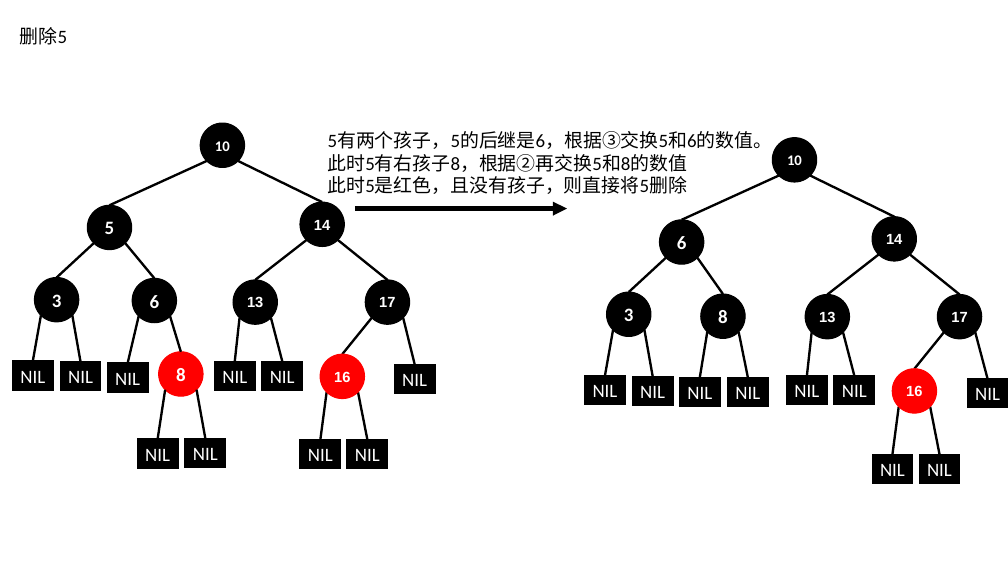
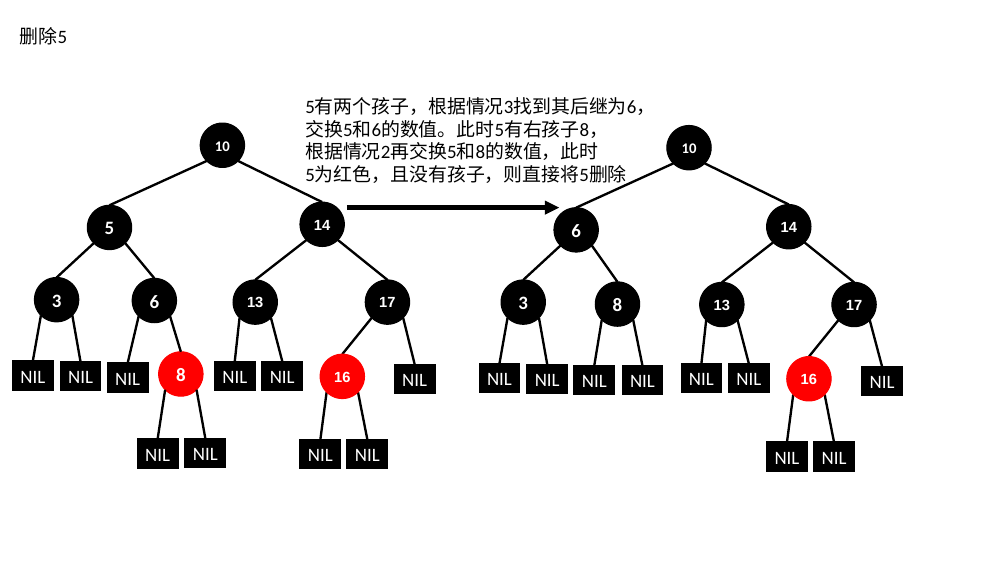
Before and after one commit to BinMarshall/studing, a slide deck: slide 29 of 源码分析/红黑树插入演示.pptx. Drawn at 1008x567 pixels with LibreOffice and Linux fonts; fonts in the diff are those of the drawing. Boxes give left, top, right and bottom in pixels: in the first picture for what was removed or moved away, otherwise in the second. Text is boxed around its words. In the diff, an @@ line names an element or a change of style, - is before the commit and + after.

```diff
--- a/源码分析/红黑树插入演示.pptx
+++ b/源码分析/红黑树插入演示.pptx
@@ text at [305, 97, 655, 186]: text changed @@
-5有两个孩子，5的后继是6，根据③交换5和6的数值。
-此时5有右孩子8，根据②再交换5和8的数值
-此时5是红色，且没有孩子，则直接将5删除
+5有两个孩子，根据情况3找到其后继为6，
+交换5和6的数值。此时5有右孩子8，
+根据情况2再交换5和8的数值，此时
+5为红色，且没有孩子，则直接将5删除
@@ arrow moved from (355, 209) - (567, 209) to (347, 208) - (560, 208) @@
@@ 16 lines, 8 rectangles, 6 ellipses: place and size @@
-16 lines, 8 rectangles, 6 ellipses at [585, 138, 1008, 484]
+16 lines, 8 rectangles, 6 ellipses at [479, 126, 903, 472]
@@ 2 ellipses, 1 rectangle: place and size @@
-2 ellipses, 1 rectangle at [632, 295, 982, 406]
+2 ellipses, 1 rectangle at [527, 282, 876, 394]
```
Also in this commit, not shown: 19 other slides changed.
